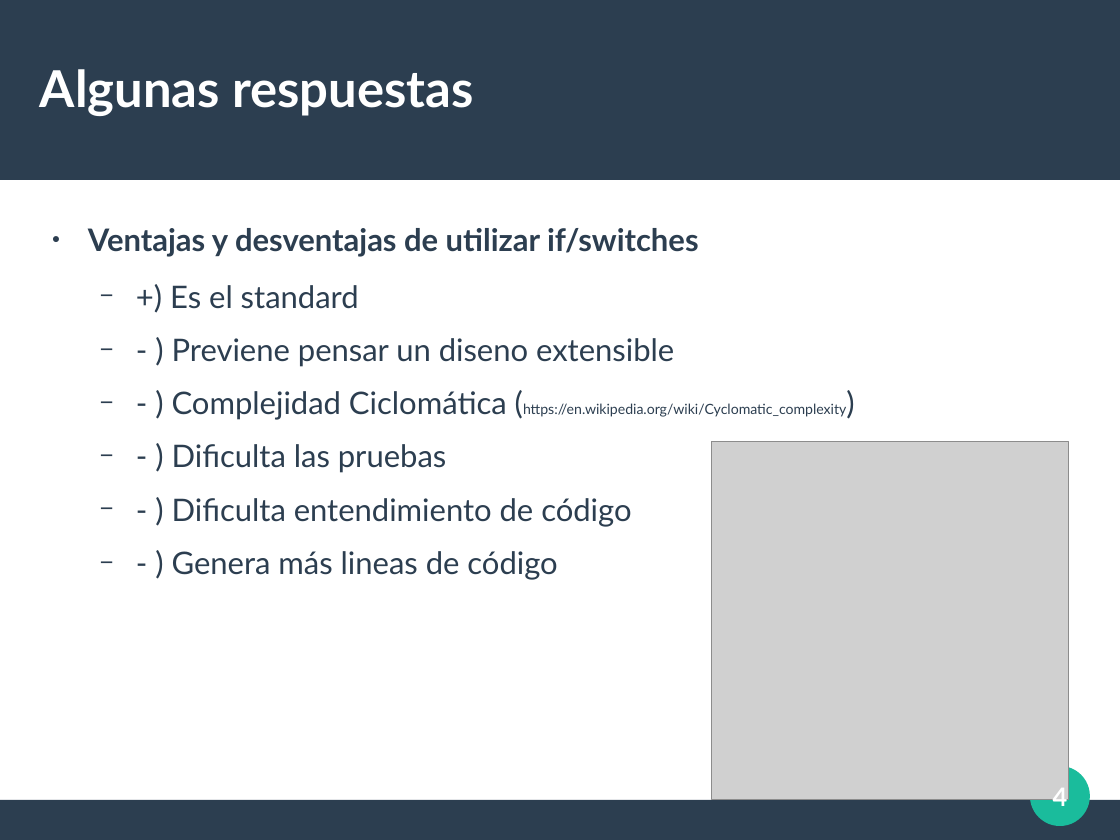
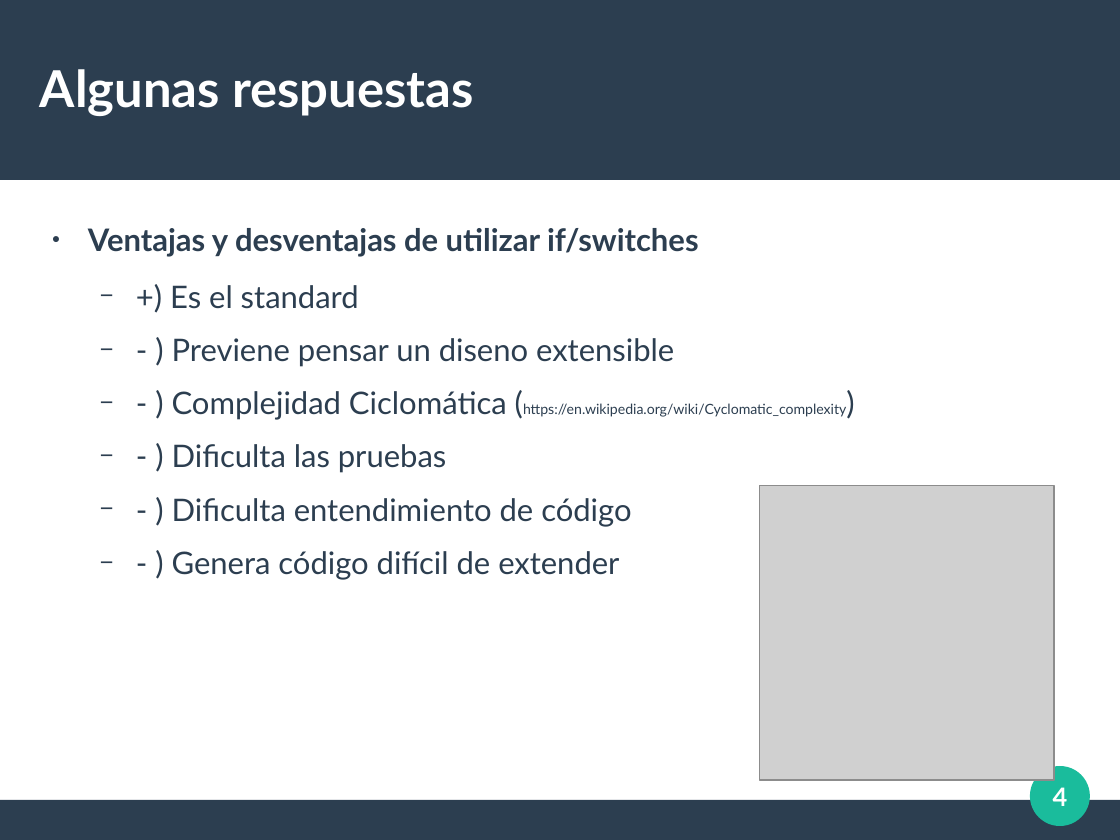
Before and after one commit to MLFedeB/charla_banode_poo, a slide deck: slide 4 of docs/ppt.odp. Drawn at 1120x840 pixels with LibreOffice and Linux fonts; fonts in the diff are those of the drawing; grey boxes stand for pictures. Boxes give left, top, right and bottom in pixels: in the first picture for what was removed or moved away, otherwise in the second. Text is boxed around its words. In the diff, an @@ line names an element or a change of style, - is before the commit and + after.

Commit message:
PPT updated

```diff
--- a/docs/ppt.odp
+++ b/docs/ppt.odp
@@ picture: place and size @@
-picture at (712,441,1069,800)
+picture at (760,486,1054,780)
@@ text at (172,551,619,580): text changed @@
-  − - ) Genera más lineas de código
+  − - ) Genera código difícil de extender
```
Also in this commit, not shown: 1 other slide changed, 3 slides added, 2 other files.
